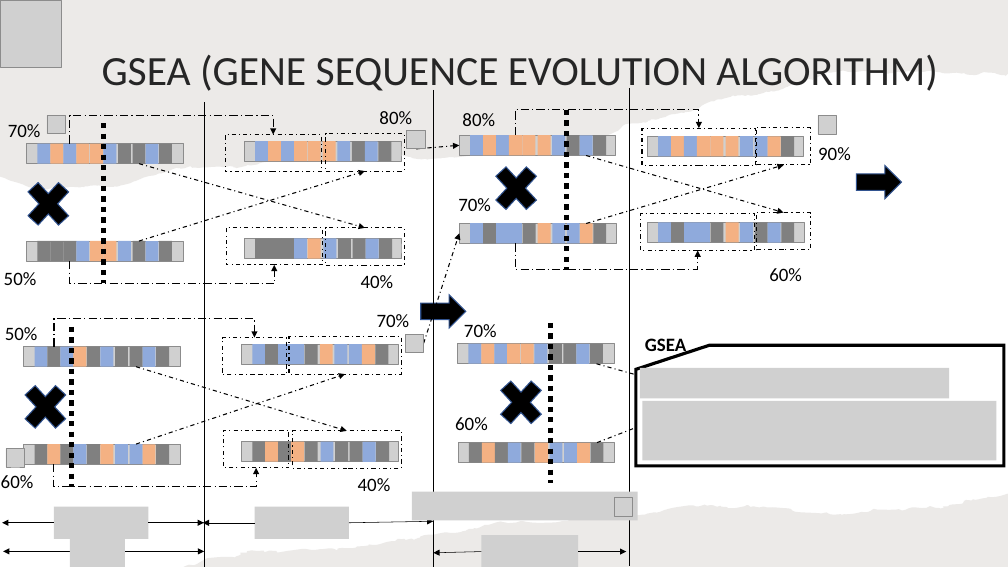
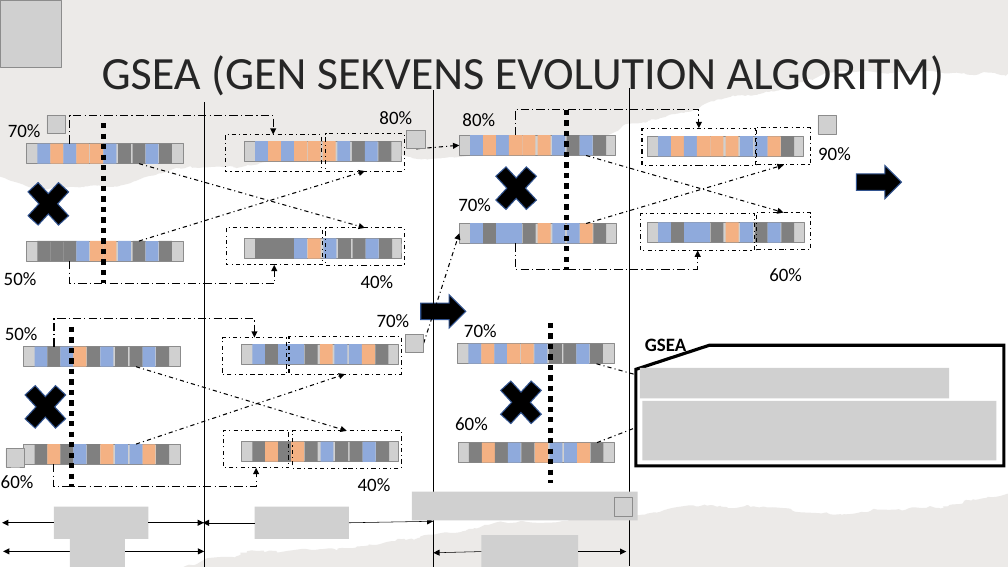
Before and after one commit to mo-mosverkstad/artificial_intelligence_algorithm, a slide deck: slide 7 of genetic_algorithm/JavaScriptCode/compressImageGSEA/GSEA.pptx. Drawn at 1008x567 pixels with LibreOffice and Linux fonts; fonts in the diff are those of the drawing; grey boxes stand for pictures. Boxes give left, top, right and bottom in pixels: in the first picture for what was removed or moved away, otherwise in the second. Text is boxed around its words. In the diff, an @@ line names an element or a change of style, - is before the commit and + after.

```diff
--- a/genetic_algorithm/JavaScriptCode/compressImageGSEA/GSEA.pptx
+++ b/genetic_algorithm/JavaScriptCode/compressImageGSEA/GSEA.pptx
@@ title at (102, 55, 944, 100): text changed; size 39.6 to 44 pt @@
-GSEA (GENE SEQUENCE EVOLUTION ALGORITHM)
+GSEA (GEN SEKVENS EVOLUTION ALGORITM)
```
Also in this commit, not shown: 21 other slides changed, 3 other files.
